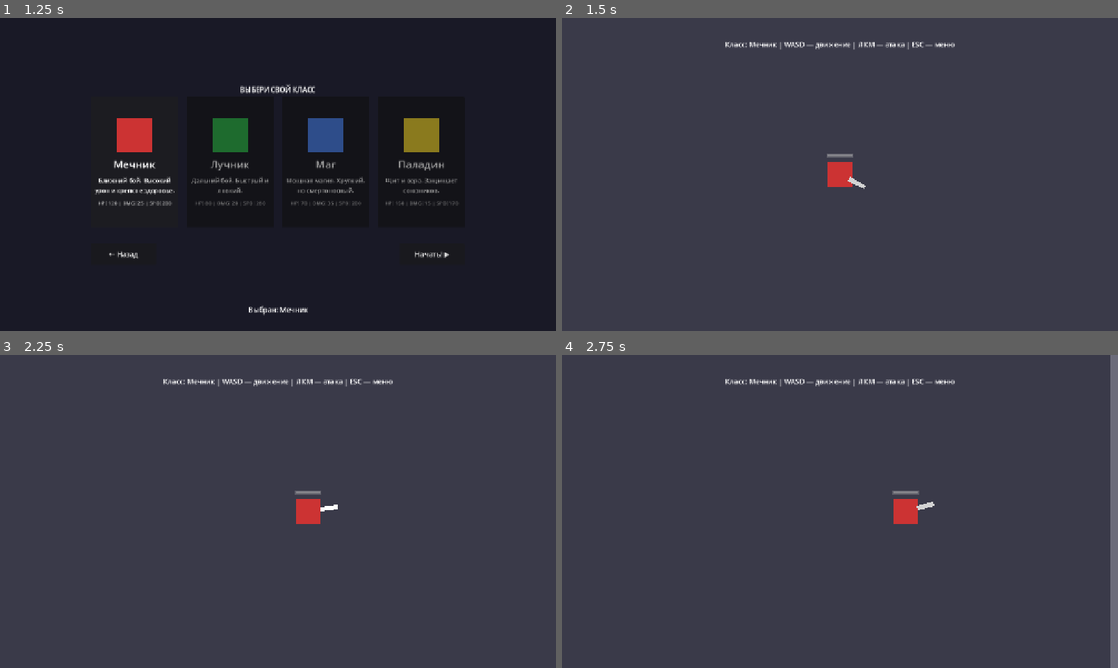
Above: before the commit, frames 1-4 (two rows, left to right).
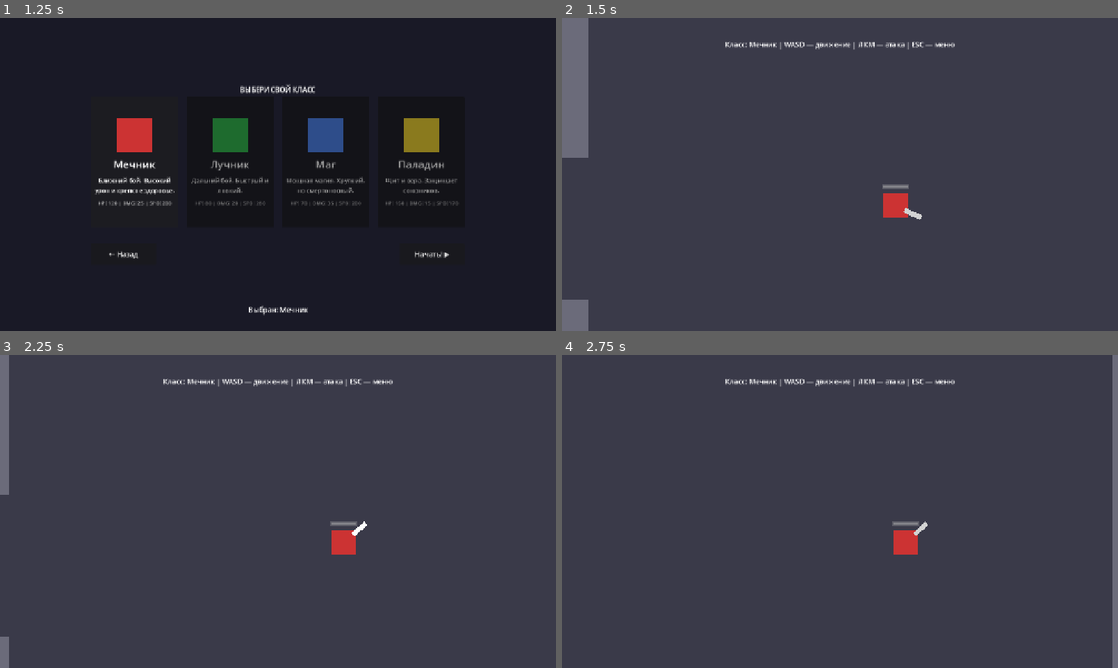
Above: after the commit, the same moments.

Repository: WETQV/sworm-vlood
Game: Godot game, scene res://scenes/ui/main_menu.tscn
The game is run twice, just before and just after one commit, with the same random seed, the same clock (stepped at 60 frames per second) and the same inputs.
Inputs (mouse positions are in pixels of both pictures, inside the frame that each line leads up to):
- Up to frame 1 (1.25 s): click "⚔️ Играть" at 0.5 s
- Up to frame 2 (1.5 s): click "Начать! ▶" at 1.25 s
- Up to frame 3 (2.25 s): tap Enter at 2 s; move the mouse to (400, 495) at 2.02 s; hold D (move_right) from 2.03 s (still down); click (400, 495) at 2.1 s
- Up to frame 4 (2.75 s): keep holding D (move_right)

Frame 1 is identical in both runs. In frame 2, 3.5% of the frame differs, in the area x 0-65%, y 0-100%; in frame 3, 1.8%; in frame 4, 1.2%.

Commit message:
Handle body collisions and enable physics
Connect body_entered for arrow and fireball and add handlers to free the projectile when hitting physics bodies (e.g. walls). Update their collision_mask from 64 to 65 so those collisions are detected. Enable common/physics_interpolation and 2d/run_on_separate_thread in project settings to improve 2D physics behavior.

Diff:
--- a/project.godot
+++ b/project.godot
@@ -79,6 +79,8 @@
 
 [physics]
 
+common/physics_interpolation=true
+2d/run_on_separate_thread=true
 3d/physics_engine="Jolt Physics"
 2d/default_gravity=0.0
 
--- a/scenes/items/arrow.tscn
+++ b/scenes/items/arrow.tscn
@@ -8,7 +8,7 @@
 [node name="Arrow" type="Area2D"]
 script = ExtResource("1_arrow")
 collision_layer = 0
-collision_mask = 64
+collision_mask = 65
 
 [node name="Shape" type="CollisionShape2D" parent="."]
 shape = SubResource("shape_arrow")
--- a/scenes/items/fireball.tscn
+++ b/scenes/items/fireball.tscn
@@ -8,7 +8,7 @@
 [node name="Fireball" type="Area2D"]
 script = ExtResource("1_fireball")
 collision_layer = 0
-collision_mask = 64
+collision_mask = 65
 
 [node name="Shape" type="CollisionShape2D" parent="."]
 shape = SubResource("shape_fireball")
--- a/scripts/items/arrow.gd
+++ b/scripts/items/arrow.gd
@@ -10,6 +10,7 @@
 
 func _ready() -> void:
 	area_entered.connect(_on_area_entered)
+	body_entered.connect(_on_body_entered)
 
 	# Повернуть по направлению
 	rotation = direction.angle()
@@ -32,3 +33,8 @@
 		area.receive_damage(damage, 150.0, global_position)
 		print("Стрела попала в: ", area.get_parent().name)
 		queue_free()
+
+
+func _on_body_entered(_body: Node2D) -> void:
+	# Попали в физическое тело (например, стену)
+	queue_free()
--- a/scripts/items/fireball.gd
+++ b/scripts/items/fireball.gd
@@ -10,6 +10,7 @@
 
 func _ready() -> void:
 	area_entered.connect(_on_area_entered)
+	body_entered.connect(_on_body_entered)
 
 	# Повернуть по направлению
 	rotation = direction.angle()
@@ -32,3 +33,8 @@
 		area.receive_damage(damage, 200.0, global_position)
 		print("Фаербол попал в: ", area.get_parent().name)
 		queue_free()
+
+
+func _on_body_entered(_body: Node2D) -> void:
+	# Попали в физическое тело (стену)
+	queue_free()
